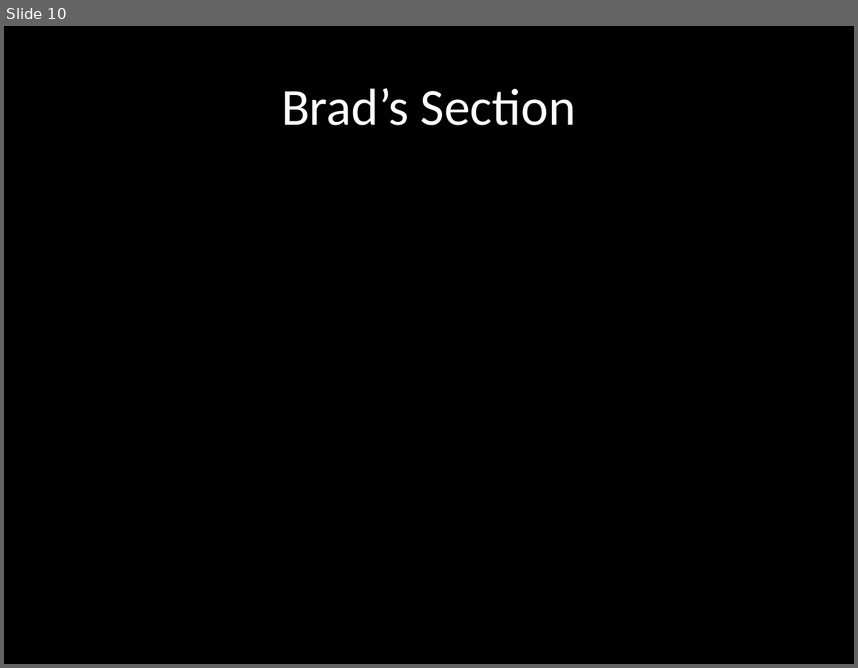
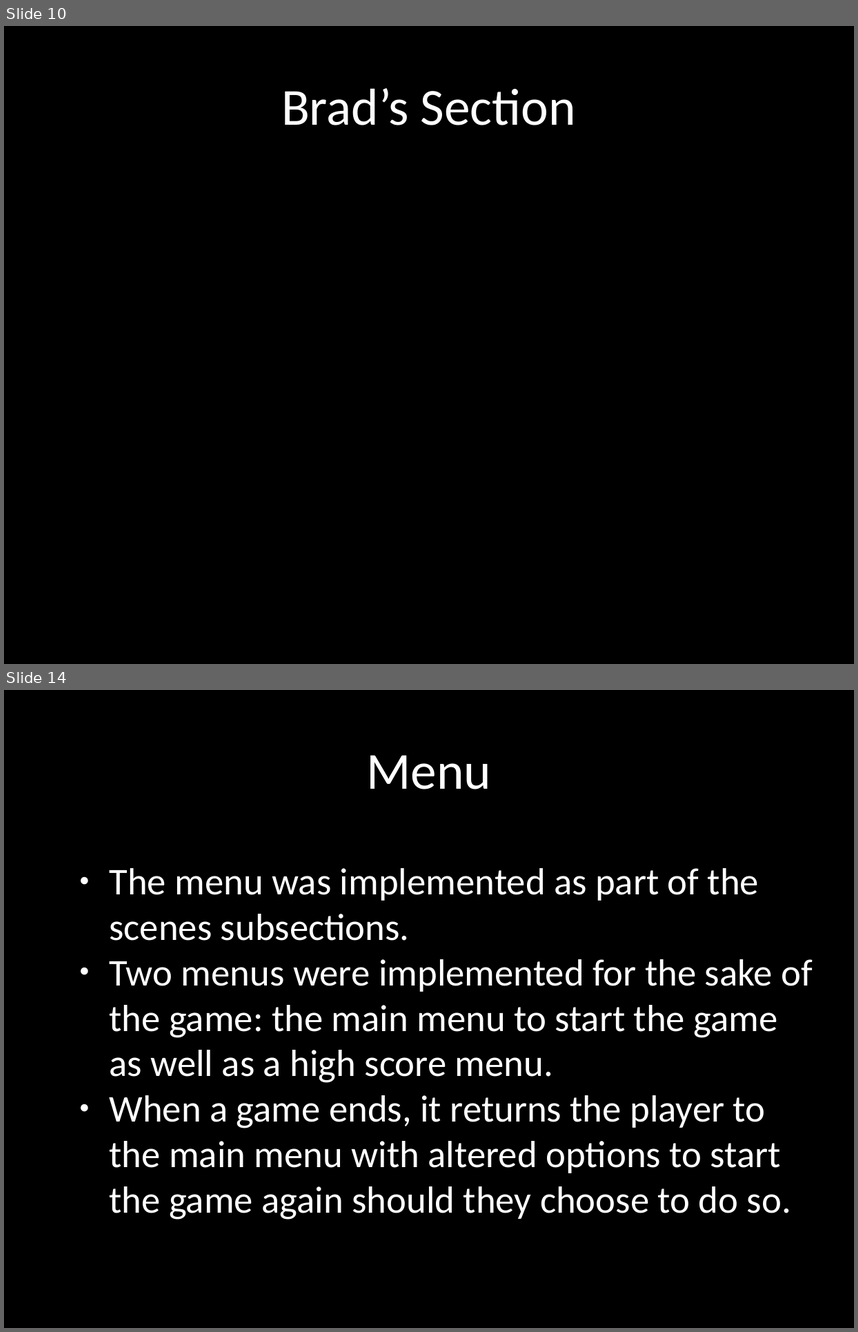
Before and after one commit to terrencepreilly/CPS410, a slide deck: final_presentation/Presentation.pptx. Shown one above the other, each under a label of ours: slide 10 before the commit, slides 10 and 14 after it; the slides between them are not shown. The pictures are 858x668 and 858x1332 pixels, drawn with LibreOffice and Linux fonts; fonts in the diff are those of the drawing; background and template pictures are left out. Boxes give left, top, right and bottom in pixels: in the first picture for what was removed or moved away, otherwise in the second. Text is boxed around its words. In the diff, an @@ line names an element or a change of style, - is before the commit and + after.

```diff
--- a/final_presentation/Presentation.pptx
+++ b/final_presentation/Presentation.pptx
@@ slide 14 added at <box>4,690,854,1328</box>, background #000000 @@
@@ text added at <box>366,755,491,789</box>, 44 pt, text #FFFFFF @@
+Menu
@@ text added at <box>109,868,813,1219</box>, 32 pt, text #FFFFFF @@
+● The menu was implemented as part of the scenes subsections.
+● Two menus were implemented for the sake of the game: the main menu to start the game as well as a high score menu.
+● When a game ends, it returns the player to the main menu with altered options to start the game again should they choose to do so.
```
Also in this commit, not shown: 4 slides changed, 2 other slides added, 4 slides removed.
